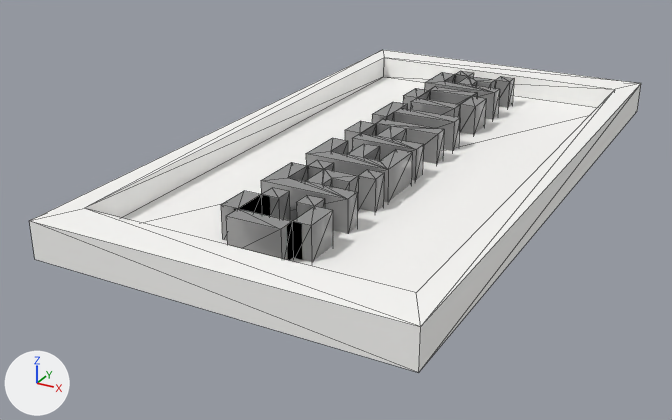
Before and after pictures for a commit that changed the glTF model static/Panel_creator.glb.
Camera for both pictures: a 50 mm camera at (2.17, -4.6, 1.89) aimed at (-0.25, -0.22, -0.31). Arrows for +X, +Y and +Z are at lower left; the lights stay in place. Mesh edges are drawn as thin lines. Where no turn or scale is listed for an object, it has been applied to the vertices.

Objects in the first picture: 'Cube.001', 'Text.001'.
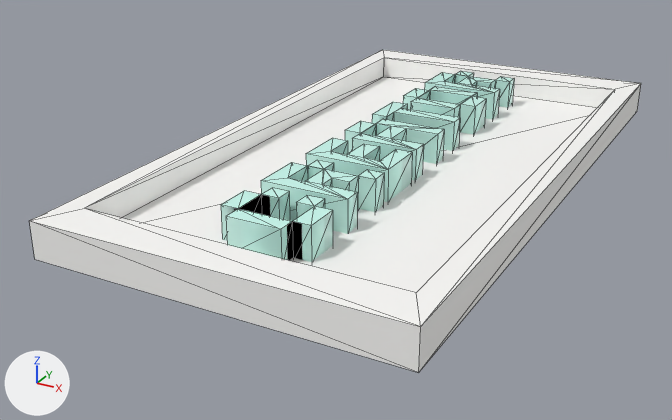
Pixel boxes [x1, y1, x2, y2] of what changed, in the pictures (672 x 420 px):
'Text.001', recoloured: [221, 71, 514, 262] in both

The change, as a list of edits to the scene's bpy script:
```text
Change mat_material_005:
    mat_material_005.base_color: (0.284, 0.284, 0.284) -> (0.613, 1.0, 0.904)  # grey #919191 -> cyan #cdfff4
```
